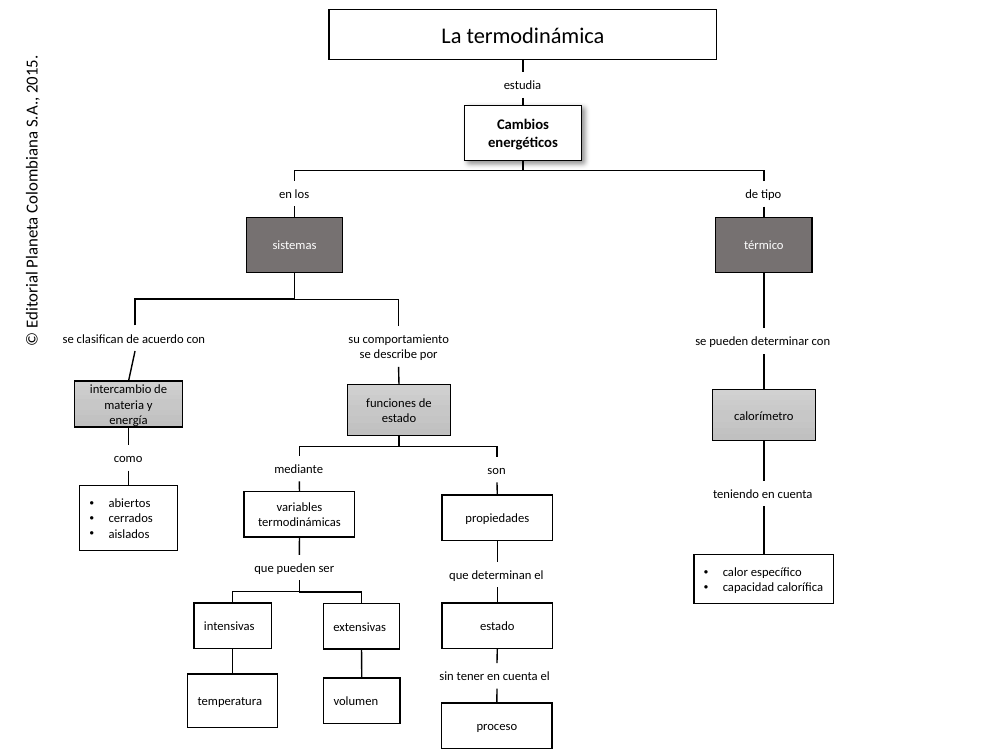
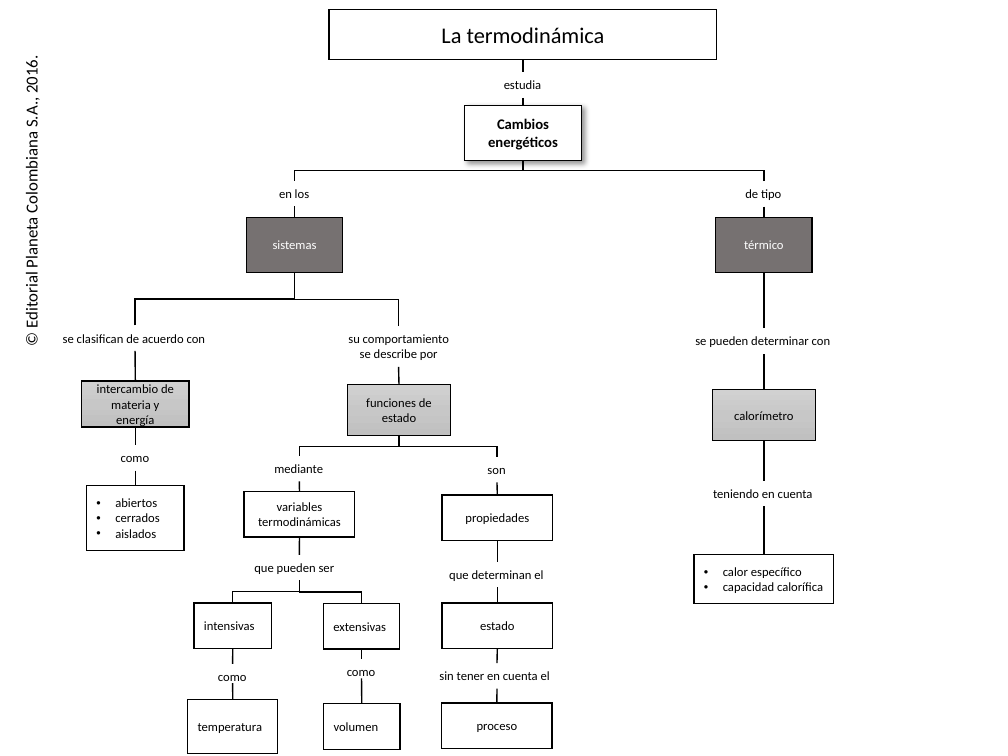
Before and after one commit to AulaPlanetaColombia/CienciasNaturales, a slide deck: slide 1 of fuentes/contenidos/grado10/guion16/Mapas_CN_10_16/CN_10_16latermodinamica.pptx. Drawn at 1008x756 pixels with LibreOffice and Linux fonts; fonts in the diff are those of the drawing; background and template pictures are left out. Boxes give left, top, right and bottom in pixels: in the first picture for what was removed or moved away, otherwise in the second. Text is boxed around its words. In the diff, an @@ line names an element or a change of style, - is before the commit and + after.

```diff
--- a/fuentes/contenidos/grado10/guion16/Mapas_CN_10_16/CN_10_16latermodinamica.pptx
+++ b/fuentes/contenidos/grado10/guion16/Mapas_CN_10_16/CN_10_16latermodinamica.pptx
@@ text at [22,60,42,327]: text changed @@
-© Editorial Planeta Colombiana S.A., 2015.
+© Editorial Planeta Colombiana S.A., 2016.
@@ line moved from (135, 351) - (129, 381) to (135, 351) - (135, 381) @@
@@ 2 rectangles, 2 lines, 1 text: place and size @@
-2 rectangles, 2 lines, 1 text at [75,381,182,550]
+2 rectangles, 2 lines, 1 text at [82,381,190,550]
@@ line moved from (233, 648) - (233, 674) to (233, 648) - (233, 664) @@
@@ line moved from (362, 649) - (362, 678) to (362, 649) - (362, 659) @@
@@ text added at [218,675,247,684], 9 pt, text #000000 @@
+como
@@ line added from (233, 683) to (233, 700), #000000 1 pt @@
@@ text added at [347,670,376,680], 9 pt, text #000000 @@
+como
@@ line added from (362, 678) to (362, 704), #000000 1 pt @@
@@ rectangle "temperatura": place and size @@
-rectangle "temperatura" at [187,674,277,728]
+rectangle "temperatura" at [187,700,277,753]
@@ rectangle "volumen": place and size @@
-rectangle "volumen" at [324,678,400,724]
+rectangle "volumen" at [324,704,400,749]
```
Also in this commit, not shown: 4 other files.
